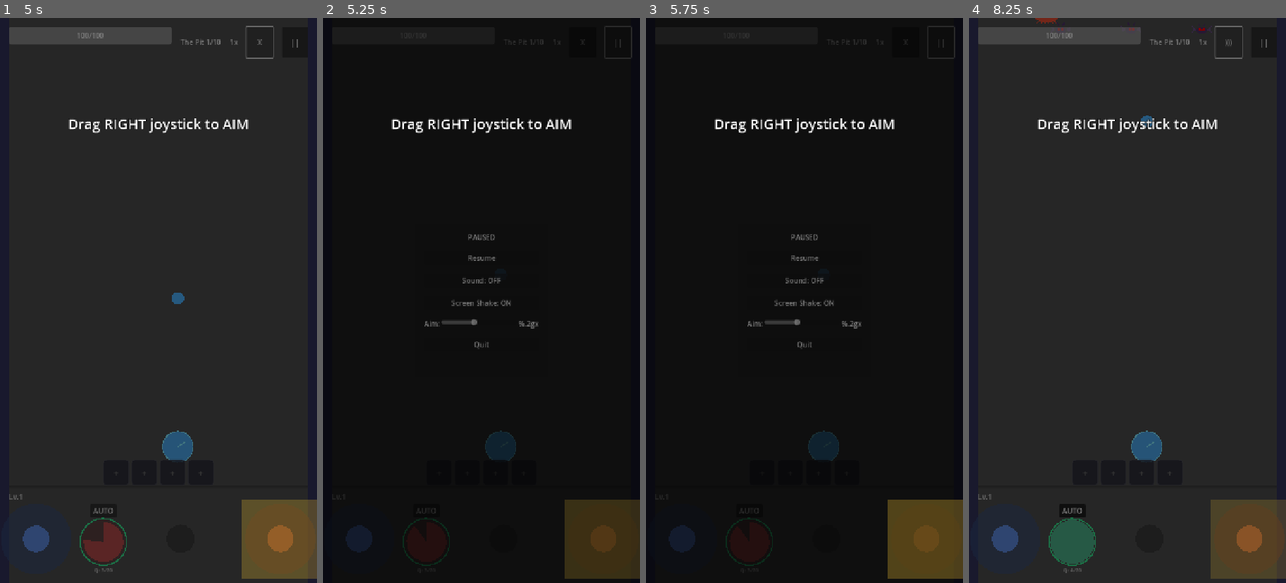
Above: before the commit, frames 1-4 (left to right).
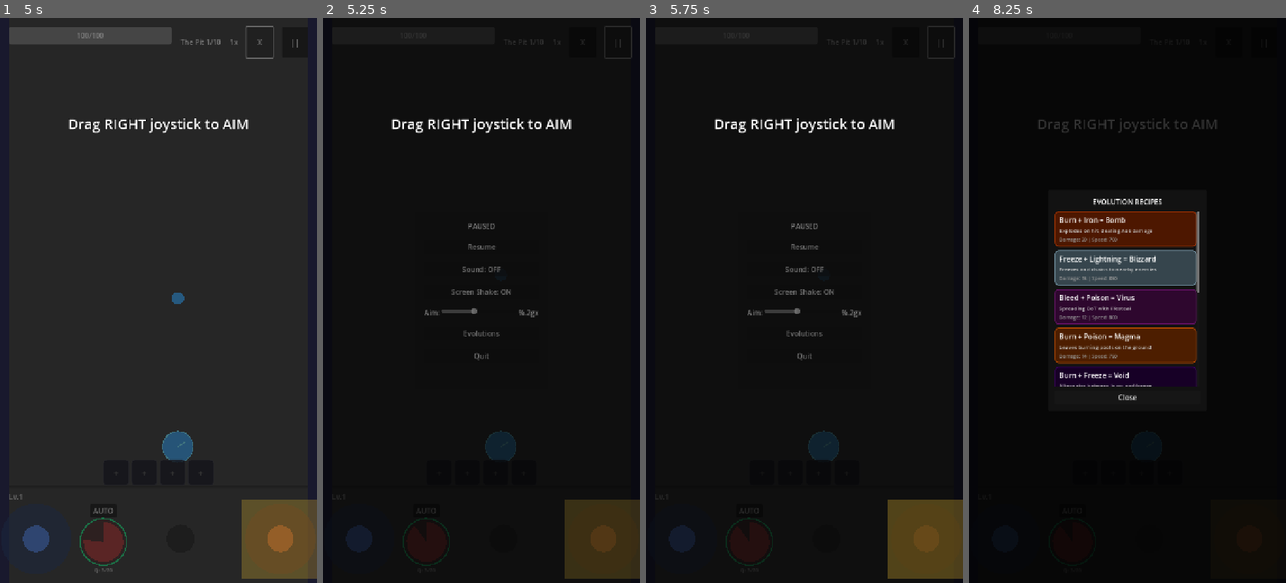
Above: after the commit, the same moments.

Repository: Randroids-Dojo/GoPit
Game: Godot game, scene res://scenes/game.tscn
Two runs of this game, one before a commit and one after it. Both use one fixed random seed, a clock stepped at 60 frames per second and the inputs below.
Inputs (mouse positions are in pixels of both pictures, inside the frame that each line leads up to):
- Up to frame 1 (5 s): click "NEW GAME" at 0.5 s; click "START" at 1.25 s; click "START" at 2 s; tap Enter at 2.75 s; drag from (34, 537) to (158, 458) at 2.77 s; drag from (104, 543) to (177, 447) at 3.52 s; click ")))" at 4.25 s
- Up to frame 2 (5.25 s): click "||" at 5 s
- Up to frame 3 (5.75 s): no input
- Up to frame 4 (8.25 s): click (1127, 334) at 5.75 s, where only the run after the commit has a clickable "Evolutions"; click (1127, 255) at 6.5 s, where only the run before the commit has a clickable "Resume"; click (1073, 509) at 7.25 s, where only the run before the commit has a clickable "AUTO"; click (1228, 40) at 8 s, where only the run before the commit has a clickable "X"

Frame 1 is identical in both runs. In frame 2, 0.9% of the frame differs, in the area x 32-68%, y 36-61%; in frame 3, 0.9%; in frame 4, 91%, in the area x 0-100%, y 0-100%.

Commit message:
Add in-game evolution encyclopedia (GoPit-m67a)
- Add EvolutionEncyclopedia overlay accessible from pause menu
- Shows all 10 evolution recipes with ingredients, descriptions, and stats
- Color-coded entries based on evolved ball colors
- Scrollable list with close button

Diff:
--- a/scenes/game.tscn
+++ b/scenes/game.tscn
@@ -1,6 +1,7 @@
-[gd_scene load_steps=25 format=3 uid="uid://game_scene"]
+[gd_scene load_steps=26 format=3 uid="uid://game_scene"]
 
 [ext_resource type="Script" path="res://scripts/game/game_controller.gd" id="1_controller"]
+[ext_resource type="Script" path="res://scripts/ui/evolution_encyclopedia.gd" id="encyclopedia"]
 [ext_resource type="PackedScene" uid="uid://save_slot_select" path="res://scenes/ui/save_slot_select.tscn" id="25_slotselect"]
 [ext_resource type="Script" path="res://scripts/ui/passive_slots_display.gd" id="24_passive_slots"]
 [ext_resource type="PackedScene" uid="uid://player_scene" path="res://scenes/entities/player.tscn" id="16_player"]
@@ -662,9 +663,9 @@
 anchor_right = 0.5
 anchor_bottom = 0.5
 offset_left = -150.0
-offset_top = -175.0
+offset_top = -200.0
 offset_right = 150.0
-offset_bottom = 175.0
+offset_bottom = 200.0
 grow_horizontal = 2
 grow_vertical = 2
 
@@ -719,9 +720,73 @@
 text = "1.0x"
 horizontal_alignment = 2
 
+[node name="EncyclopediaButton" type="Button" parent="UI/PauseOverlay/DimBackground/Panel/VBoxContainer"]
+layout_mode = 2
+text = "Evolutions"
+
 [node name="QuitButton" type="Button" parent="UI/PauseOverlay/DimBackground/Panel/VBoxContainer"]
 layout_mode = 2
 text = "Quit"
+
+[node name="EvolutionEncyclopedia" type="CanvasLayer" parent="UI"]
+layer = 20
+process_mode = 3
+script = ExtResource("encyclopedia")
+
+[node name="DimBackground" type="ColorRect" parent="UI/EvolutionEncyclopedia"]
+anchors_preset = 15
+anchor_right = 1.0
+anchor_bottom = 1.0
+grow_horizontal = 2
+grow_vertical = 2
+mouse_filter = 1
+color = Color(0, 0, 0, 0.8)
+
+[node name="Panel" type="Panel" parent="UI/EvolutionEncyclopedia/DimBackground"]
+layout_mode = 1
+anchors_preset = 8
+anchor_left = 0.5
+anchor_top = 0.5
+anchor_right = 0.5
+anchor_bottom = 0.5
+offset_left = -180.0
+offset_top = -250.0
+offset_right = 180.0
+offset_bottom = 250.0
+grow_horizontal = 2
+grow_vertical = 2
+
+[node name="VBoxContainer" type="VBoxContainer" parent="UI/EvolutionEncyclopedia/DimBackground/Panel"]
+layout_mode = 1
+anchors_preset = 15
+anchor_right = 1.0
+anchor_bottom = 1.0
+offset_left = 15.0
+offset_top = 15.0
+offset_right = -15.0
+offset_bottom = -15.0
+grow_horizontal = 2
+grow_vertical = 2
+theme_override_constants/separation = 10
+
+[node name="TitleLabel" type="Label" parent="UI/EvolutionEncyclopedia/DimBackground/Panel/VBoxContainer"]
+layout_mode = 2
+text = "EVOLUTION RECIPES"
+horizontal_alignment = 1
+
+[node name="ScrollContainer" type="ScrollContainer" parent="UI/EvolutionEncyclopedia/DimBackground/Panel/VBoxContainer"]
+layout_mode = 2
+size_flags_vertical = 3
+horizontal_scroll_mode = 0
+
+[node name="EvolutionList" type="VBoxContainer" parent="UI/EvolutionEncyclopedia/DimBackground/Panel/VBoxContainer/ScrollContainer"]
+layout_mode = 2
+size_flags_horizontal = 3
+theme_override_constants/separation = 8
+
+[node name="CloseButton" type="Button" parent="UI/EvolutionEncyclopedia/DimBackground/Panel/VBoxContainer"]
+layout_mode = 2
+text = "Close"
 
 [node name="DamageVignette" type="ColorRect" parent="UI"]
 anchors_preset = 15
--- /dev/null
+++ b/scripts/ui/evolution_encyclopedia.gd
@@ -0,0 +1,109 @@
+extends CanvasLayer
+## Evolution Encyclopedia - Shows all evolution recipes and their effects
+## Accessible from the pause menu for player reference
+
+signal closed
+
+@onready var dim_background: ColorRect = $DimBackground
+@onready var panel: Panel = $DimBackground/Panel
+@onready var title_label: Label = $DimBackground/Panel/VBoxContainer/TitleLabel
+@onready var close_button: Button = $DimBackground/Panel/VBoxContainer/CloseButton
+@onready var scroll_container: ScrollContainer = $DimBackground/Panel/VBoxContainer/ScrollContainer
+@onready var evolution_list: VBoxContainer = $DimBackground/Panel/VBoxContainer/ScrollContainer/EvolutionList
+
+
+func _ready() -> void:
+	visible = false
+	process_mode = Node.PROCESS_MODE_ALWAYS
+
+	if close_button:
+		close_button.pressed.connect(_on_close_pressed)
+
+
+func show_encyclopedia() -> void:
+	"""Show the encyclopedia overlay"""
+	_populate_evolutions()
+	visible = true
+
+
+func _populate_evolutions() -> void:
+	"""Populate the evolution list with all recipes"""
+	# Clear existing entries
+	for child in evolution_list.get_children():
+		child.queue_free()
+
+	# Add all evolution recipes
+	for recipe_key in FusionRegistry.EVOLUTION_RECIPES:
+		var evolved_type: FusionRegistry.EvolvedBallType = FusionRegistry.EVOLUTION_RECIPES[recipe_key]
+		var evolved_data: Dictionary = FusionRegistry.get_evolved_ball_data(evolved_type)
+
+		# Parse recipe key to get ball types (e.g., "BURN_IRON" -> [BURN, IRON])
+		var parts: PackedStringArray = recipe_key.split("_")
+		if parts.size() != 2:
+			continue
+
+		var ball_a_name: String = parts[0].capitalize()
+		var ball_b_name: String = parts[1].capitalize()
+
+		# Create entry container
+		var entry := _create_entry(ball_a_name, ball_b_name, evolved_data)
+		evolution_list.add_child(entry)
+
+
+func _create_entry(ball_a: String, ball_b: String, evolved_data: Dictionary) -> Control:
+	"""Create a single evolution entry"""
+	var container := PanelContainer.new()
+	container.custom_minimum_size = Vector2(0, 80)
+
+	# Style the container
+	var style := StyleBoxFlat.new()
+	var evo_color: Color = evolved_data.get("color", Color.WHITE)
+	style.bg_color = evo_color.darkened(0.7)
+	style.set_border_width_all(2)
+	style.border_color = evo_color.darkened(0.3)
+	style.set_corner_radius_all(8)
+	style.content_margin_left = 10
+	style.content_margin_right = 10
+	style.content_margin_top = 8
+	style.content_margin_bottom = 8
+	container.add_theme_stylebox_override("panel", style)
+
+	# Content
+	var vbox := VBoxContainer.new()
+	vbox.add_theme_constant_override("separation", 4)
+
+	# Recipe line
+	var recipe_label := Label.new()
+	recipe_label.text = "%s + %s = %s" % [ball_a, ball_b, evolved_data.get("name", "???")]
+	recipe_label.add_theme_font_size_override("font_size", 16)
+	vbox.add_child(recipe_label)
+
+	# Description line
+	var desc_label := Label.new()
+	desc_label.text = evolved_data.get("description", "No description")
+	desc_label.add_theme_font_size_override("font_size", 12)
+	desc_label.modulate = Color(0.8, 0.8, 0.8)
+	vbox.add_child(desc_label)
+
+	# Stats line
+	var stats_label := Label.new()
+	var damage: int = evolved_data.get("base_damage", 0)
+	var speed: float = evolved_data.get("base_speed", 0.0)
+	stats_label.text = "Damage: %d | Speed: %d" % [damage, int(speed)]
+	stats_label.add_theme_font_size_override("font_size", 11)
+	stats_label.modulate = Color(0.6, 0.6, 0.6)
+	vbox.add_child(stats_label)
+
+	container.add_child(vbox)
+	return container
+
+
+func _on_close_pressed() -> void:
+	visible = false
+	closed.emit()
+
+
+func _unhandled_input(event: InputEvent) -> void:
+	if visible and event.is_action_pressed("ui_cancel"):
+		_on_close_pressed()
+		get_viewport().set_input_as_handled()
--- a/scripts/ui/pause_overlay.gd
+++ b/scripts/ui/pause_overlay.gd
@@ -8,8 +8,11 @@
 @onready var screen_shake_button: Button = $DimBackground/Panel/VBoxContainer/ScreenShakeButton
 @onready var sensitivity_slider: HSlider = $DimBackground/Panel/VBoxContainer/SensitivityContainer/SensitivitySlider
 @onready var sensitivity_value: Label = $DimBackground/Panel/VBoxContainer/SensitivityContainer/SensitivityValue
+@onready var encyclopedia_button: Button = $DimBackground/Panel/VBoxContainer/EncyclopediaButton
 @onready var resume_button: Button = $DimBackground/Panel/VBoxContainer/ResumeButton
 @onready var quit_button: Button = $DimBackground/Panel/VBoxContainer/QuitButton
+
+var _encyclopedia: Node  # Reference to EvolutionEncyclopedia
 
 
 func _ready() -> void:
@@ -30,6 +33,13 @@
 	if sensitivity_slider:
 		sensitivity_slider.value_changed.connect(_on_sensitivity_changed)
 		_update_sensitivity_slider()
+	if encyclopedia_button:
+		encyclopedia_button.pressed.connect(_on_encyclopedia_pressed)
+
+	# Get reference to encyclopedia
+	_encyclopedia = get_node_or_null("../EvolutionEncyclopedia")
+	if _encyclopedia:
+		_encyclopedia.closed.connect(_on_encyclopedia_closed)
 
 	# Listen for state changes
 	SoundManager.mute_changed.connect(_on_mute_changed)
@@ -124,3 +134,13 @@
 		sensitivity_slider.value = SoundManager.get_aim_sensitivity()
 	if sensitivity_value:
 		sensitivity_value.text = "%.2gx" % SoundManager.get_aim_sensitivity()
+
+
+func _on_encyclopedia_pressed() -> void:
+	if _encyclopedia:
+		visible = false  # Hide pause menu while encyclopedia is open
+		_encyclopedia.show_encyclopedia()
+
+
+func _on_encyclopedia_closed() -> void:
+	visible = true  # Show pause menu again when encyclopedia closes
Not shown, added: tests/test_evolution_encyclopedia.py
